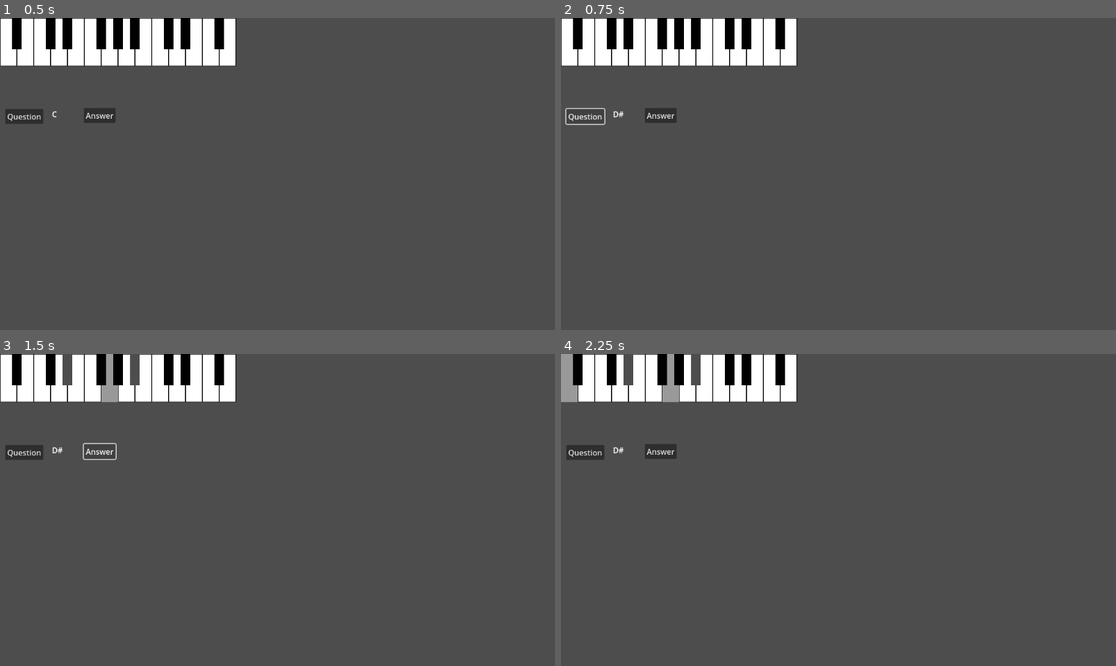
Above: before the commit, frames 1-4 (two rows, left to right).
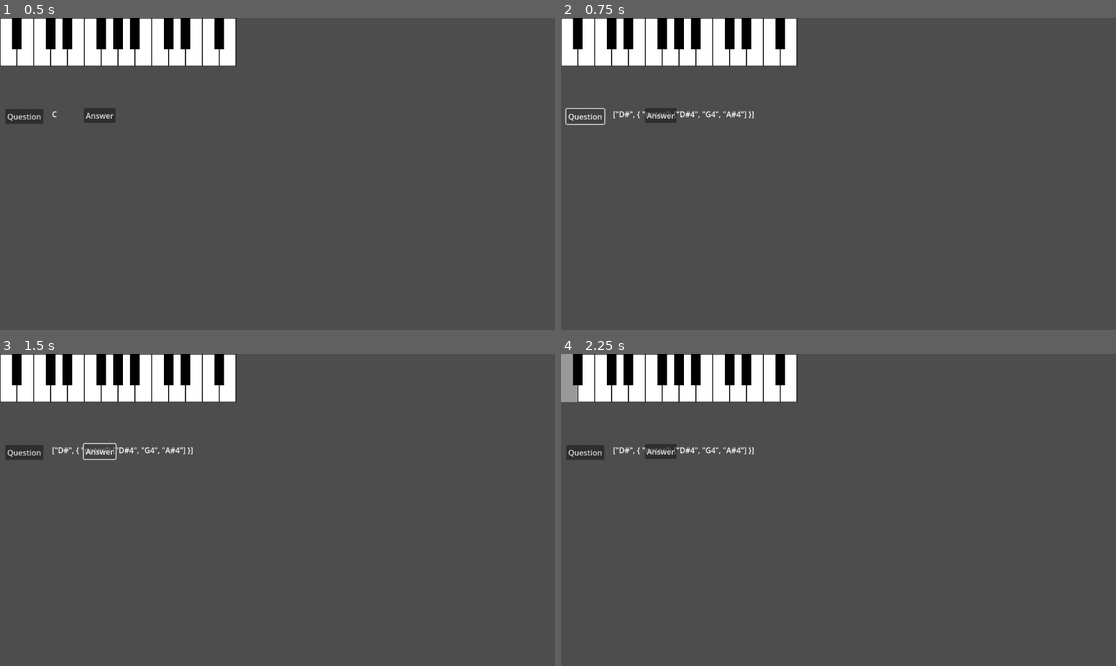
Above: after the commit, the same moments.

Repository: mjXmsdgh/godot_piano
Game: Godot game, scene res://scenes/chord_to_notes.tscn
Two runs of this game, one before a commit and one after it. Both use one fixed random seed, a clock stepped at 60 frames per second and the inputs below.
Inputs (mouse positions are in pixels of both pictures, inside the frame that each line leads up to):
- Up to frame 1 (0.5 s): no input
- Up to frame 2 (0.75 s): click "Question" at 0.5 s
- Up to frame 3 (1.5 s): click "Answer" at 1.25 s
- Up to frame 4 (2.25 s): click (572, 378) at 2.02 s

Frame 1 is identical in both runs. In frame 2, 0.2% of the frame differs, in the area x 9-35%, y 29-33%; in frame 3, 0.9%; in frame 4, 0.9%, in the area x 9-35%, y 0-33%.

Commit message:
add func

Diff:
--- a/godot_piano/scenes/chord_to_notes.tscn
+++ b/godot_piano/scenes/chord_to_notes.tscn
@@ -13,7 +13,7 @@
 [node name="QuestionNode" type="Node2D" parent="."]
 script = ExtResource("3_fde3m")
 
-[node name="Button" type="Button" parent="QuestionNode"]
+[node name="QuestionButton" type="Button" parent="QuestionNode"]
 offset_left = 11.0
 offset_top = 189.0
 offset_right = 90.0
@@ -34,5 +34,5 @@
 offset_bottom = 218.0
 text = "Answer"
 
-[connection signal="pressed" from="QuestionNode/Button" to="QuestionNode" method="_on_button_pressed"]
-[connection signal="pressed" from="QuestionNode/answer" to="QuestionNode" method="_on_answer_pressed"]
+[connection signal="pressed" from="QuestionNode/QuestionButton" to="QuestionNode" method="_on_question_button_pressed"]
+[connection signal="pressed" from="QuestionNode/answer" to="kenban" method="_on_answer_pressed"]
--- a/godot_piano/scripts/kenban.gd
+++ b/godot_piano/scripts/kenban.gd
@@ -74,3 +74,7 @@
 # Called every frame. 'delta' is the elapsed time since the previous frame.
 func _process(delta: float) -> void:
 	pass
+
+
+func _on_answer_pressed() -> void:
+	pass # Replace with function body.
--- a/godot_piano/scripts/question_node.gd
+++ b/godot_piano/scripts/question_node.gd
@@ -3,12 +3,6 @@
 
 # CodeManagerへの参照
 @onready var code_manager: Node = get_node_or_null("../CodeManager")
-# 現在の問題となっているコード名 (例: "CMaj7")
-var current_question_chord_name: String = ""
-# 現在の問題となっているコードの構成音 (例: ["C", "E", "G", "B"])
-var target_chord_notes: Array[String] = []
-# プレイヤーが押したキーのバッファ
-var played_notes_buffer: Array[String] = []
 
 # ピアノキーボードノードへの参照
 @onready var piano_keyboard_node: Node = get_node_or_null("../kenban")
@@ -16,7 +10,18 @@
 # 問題表示用ラベルへの参照
 @onready var question_label: Label = $Question
 
-var _is_code_manager_initialized_successfully: bool = false # CodeManagerが正常に初期化されたかのフラグ
+var target_chord="C"
+
+# クイズのインタラクション状態
+enum QuizInteractionState {
+	INITIAL,            # 初期状態、または問題選択前
+	AWAITING_INPUT,     # 問題提示後、ユーザーの最初の入力を待っている状態
+	COLLECTING_ANSWER,  # ユーザーが回答を入力（鍵盤を押下）している状態
+	EVALUATING_ANSWER   # ユーザーの回答を評価（判定）している状態
+}
+var current_interaction_state: QuizInteractionState = QuizInteractionState.INITIAL
+
+
 
 # 初期化処理
 func _ready() -> void:
@@ -28,14 +33,14 @@
 	# CodeManagerノード
 	if not is_instance_valid(code_manager):
 		push_warning("QuestionNode: CodeManager node ('../CodeManager') not found. Chord selection might fail.")
-		_is_code_manager_initialized_successfully = false
-	else:
-		_is_code_manager_initialized_successfully = true
+
 
 	# 問題表示用ラベルノード
 	if not is_instance_valid(question_label):
 		push_warning("QuestionNode: Question Label node ('$Question') not found. Question text will not be updated.")
 		return
+
+	current_interaction_state = QuizInteractionState.INITIAL # 明示的に初期状態を設定
 
 	randomize() # 乱数ジェネレータを初期化
 
@@ -45,60 +50,28 @@
 	pass
 
 
-# 利用可能なコードの総数を取得する
-func get_chord_count() -> int:
-	if not is_instance_valid(code_manager):
-		return 0
-	# TODO: 将来的にはCodeManagerから動的に取得する
-	return 24 #現在は固定値
+func _on_question_button_pressed() -> void:
 
-# コード選択に関する状態をリセットする
-func _reset_chord_selection_state() -> void:
-	# 現在の問題のコード名を空文字列にリセットする。
-	current_question_chord_name = ""
-	# 現在の問題のターゲットコードの構成音の配列を空にする。
-	target_chord_notes.clear() # 配列は clear() で空にするのが一般的
+	# 問題を選んで表示
+	select_chord()
+
+	# 状態を「入力待ち」に変更
+	current_interaction_state = QuizInteractionState.AWAITING_INPUT
+
+
+func update_label() -> void:
+	question_label.text=str(target_chord)
 
 func select_chord() -> void:
 
-	# 利用可能なコードの総数に基づいてランダムなインデックスを生成する。
-	var random_index: int = randi() % get_chord_count()
+	# 利用可能なコードの数を取得
+	var num_chords=len(code_manager.chord_data)
 
-	# CodeManagerからランダムなインデックスに対応するコードデータを取得する。
-	# chord_data_pair は [コード名, コード詳細の辞書] という形式のVariant。
-	var chord_data_pair: Variant = code_manager.get_chord_by_index(random_index)
+	# ランダムなindexを取得
+	var random_number=randi() % num_chords
 
-	# コードデータのペアからコード詳細の辞書を取得する。
-	var chord_details: Dictionary = chord_data_pair[1]
+	# コードを取得
+	target_chord=code_manager.get_chord_by_index(random_number)
 
-	# コードデータのペアからコード名を取得し、現在の問題のコード名として設定する。
-	current_question_chord_name = chord_data_pair[0]
-
-	# コード詳細の辞書から "notes" キーで構成音の配列を取得する。
-	var notes_variant: Array = chord_details["notes"]
-
-	# 以前のターゲットコードの構成音をクリアする。
-	target_chord_notes.clear()
-
-	# 取得した構成音の配列をループし、各音をターゲットコードの構成音として追加する。
-	# 型安全のため、要素がString型であることを確認する。
-	for note_item: Variant in notes_variant:
-		if note_item is String:
-			target_chord_notes.append(note_item)
-
-# 「問題表示」ボタンが押されたときの処理
-func _on_button_pressed() -> void:
-
-	# 新しいコードを選択して問題として設定する。
-	select_chord()
-
-	# 問題表示ラベルに現在の問題のコード名を表示する。
-	question_label.text = current_question_chord_name
-
-# 「答え表示」ボタンが押されたときの処理
-func _on_answer_pressed() -> void:
-
-	# ターゲットコードの構成音を順番に取得する。
-	for item: String in target_chord_notes:
-		# 各構成音をピアノキーボードで再生する。
-		piano_keyboard_node.play_note(item)
+	# ラベルを更新
+	update_label()
